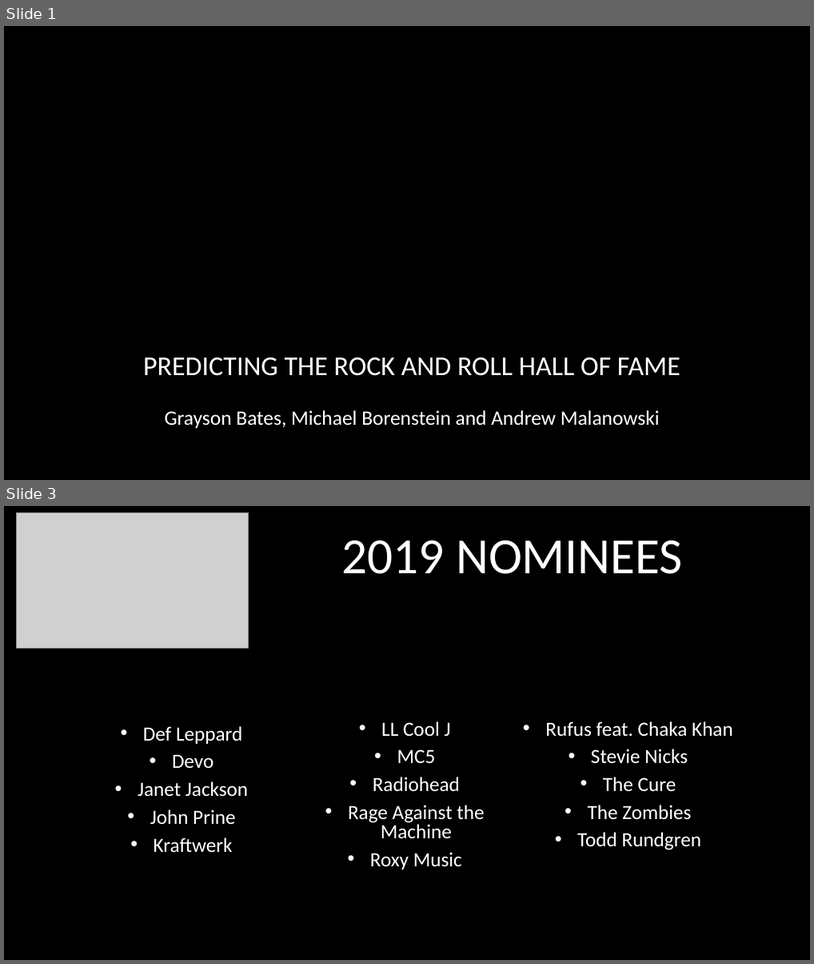
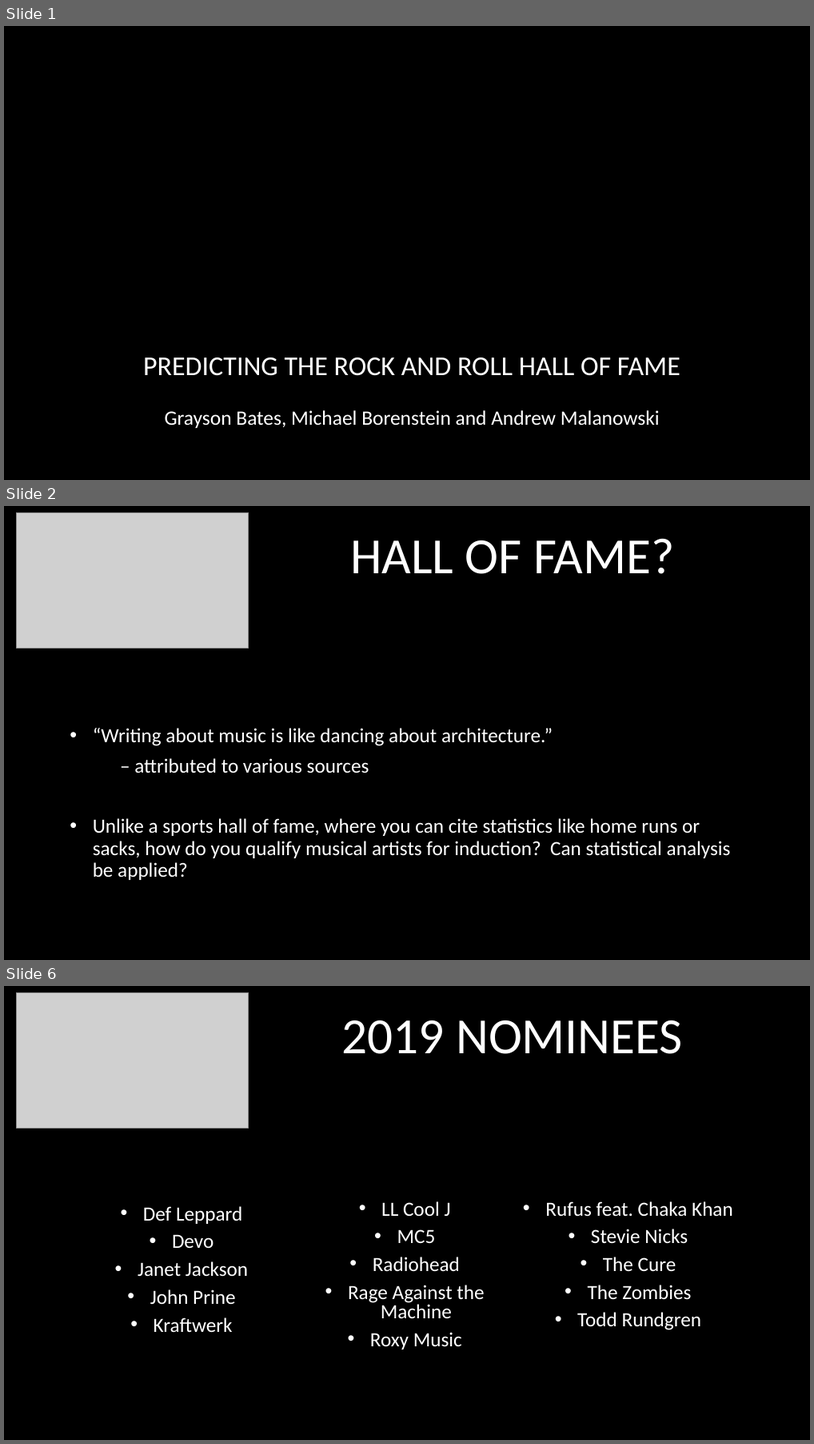
Before and after one commit to mborenstein128/Rock_Hall, a slide deck: RockHall.pptx. Shown one above the other, each under a label of ours: slides 1 and 3 before the commit, slides 1, 2 and 6 after it; the slides between them are not shown. The pictures are 814x964 and 814x1444 pixels, drawn with LibreOffice and Linux fonts; fonts in the diff are those of the drawing; grey boxes stand for pictures; background and template pictures are left out. Boxes give left, top, right and bottom in pixels: in the first picture for what was removed or moved away, otherwise in the second. Text is boxed around its words. In the diff, an @@ line names an element or a change of style, - is before the commit and + after.

```diff
--- a/RockHall.pptx
+++ b/RockHall.pptx
@@ slide 2 added at <box>4,506,810,960</box>, background #000000 @@
@@ picture added at <box>16,512,249,648</box> @@
@@ title added at <box>350,538,674,574</box>, 60.3 pt, text #FFFFFF @@
+HALL OF FAME?
@@ subtitle added at <box>93,728,731,880</box>, 24 pt, text #FFFFFF @@
+• “Writing about music is like dancing about architecture.”
+– attributed to various sources
+• Unlike a sports hall of fame, where you can cite statistics like home runs or sacks, how do you qualify musical artists for induction? Can statistical analysis be applied?
@@ what was slide 3 is now slide 6 @@
```
Also in this commit, not shown: 1 slide changed, 5 other slides added.
